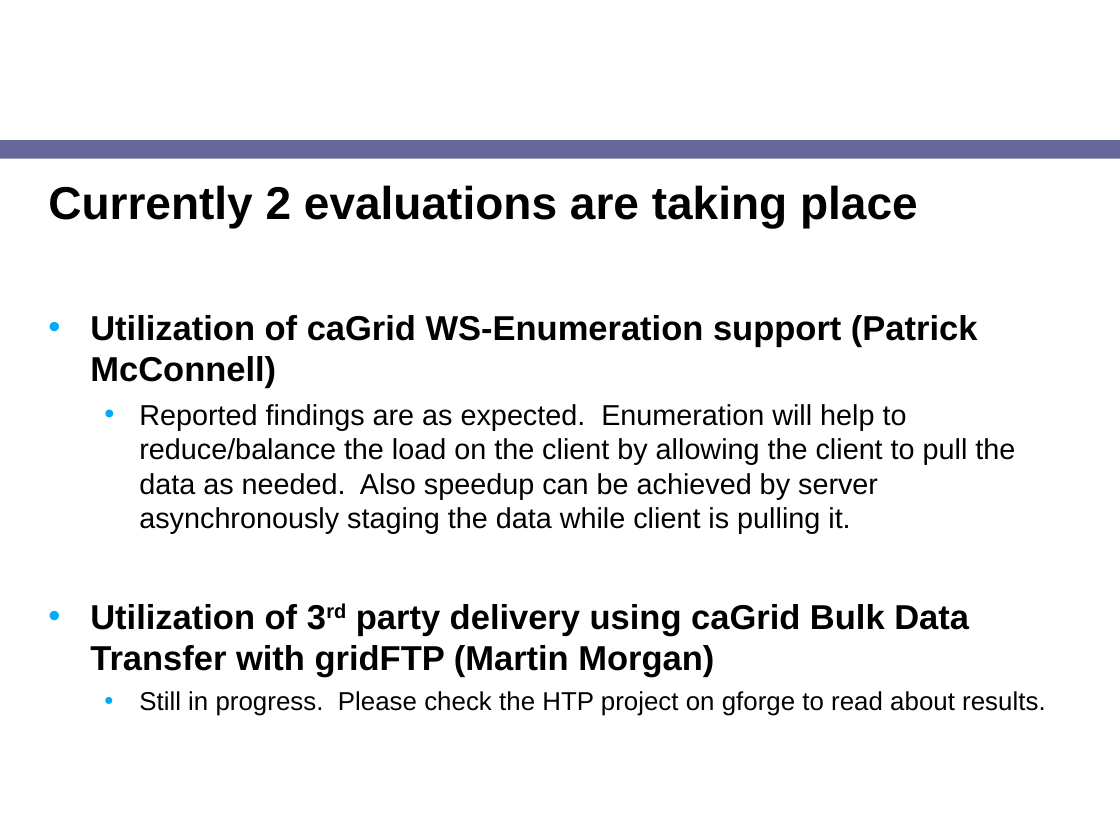
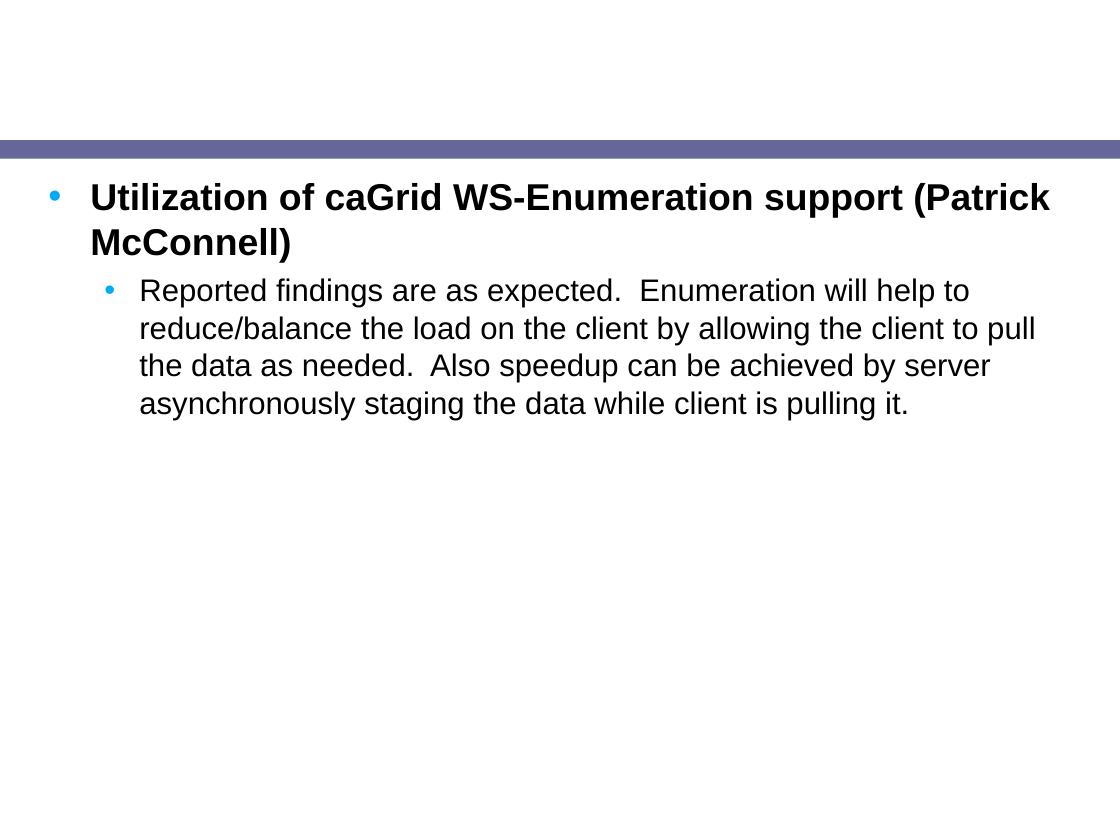
Before and after one commit to NCIP/cagrid-docs, a slide deck: slide 7 of presentations/200708_VCDE_ARCH/20070807_Day2_ICR-HTP-update.ppt (slide 6 before the commit). Drawn at 1120x840 pixels with LibreOffice and Linux fonts; fonts in the diff are those of the drawing; background and template pictures are left out. Boxes give left, top, right and bottom in pixels: in the first picture for what was removed or moved away, otherwise in the second. Text is boxed around its words. In the diff, an @@ line names an element or a change of style, - is before the commit and + after.

```diff
--- a/presentations/200708_VCDE_ARCH/20070807_Day2_ICR-HTP-update.ppt
+++ b/presentations/200708_VCDE_ARCH/20070807_Day2_ICR-HTP-update.ppt
@@ text "Utilization of caGrid WS-Enumeration support ..." at (90, 183, 1050, 420): size 22.2 to 24 pt in "Utilization of caGrid WS-Enumeration support (Patrick McConn ..."; size 18.5 to 20 pt in "Reported findings are as expected. Enumeration will ..." @@
@@ text at (48, 185, 918, 228): paragraph removed @@
-Currently 2 evaluations are taking place
@@ text at (90, 604, 1045, 716): paragraphs removed @@
-• Utilization of 3rd party delivery using caGrid Bulk Data Transfer with gridFTP (Martin Morgan)
-  • Still in progress. Please check the HTP project on gforge to read about results.
```
Also in this commit, not shown: 4 other slides changed, 4 slides added, 1 slide removed.
